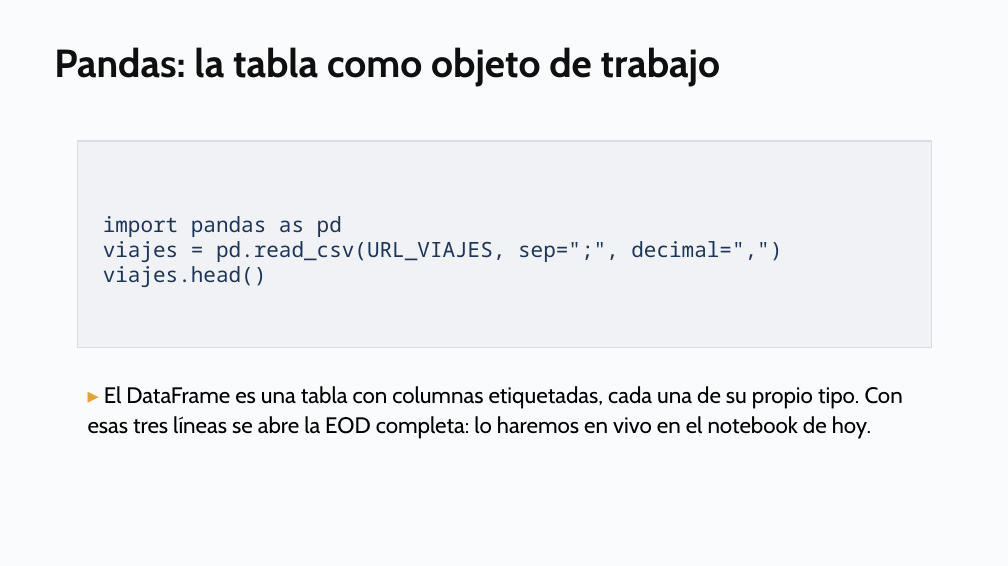
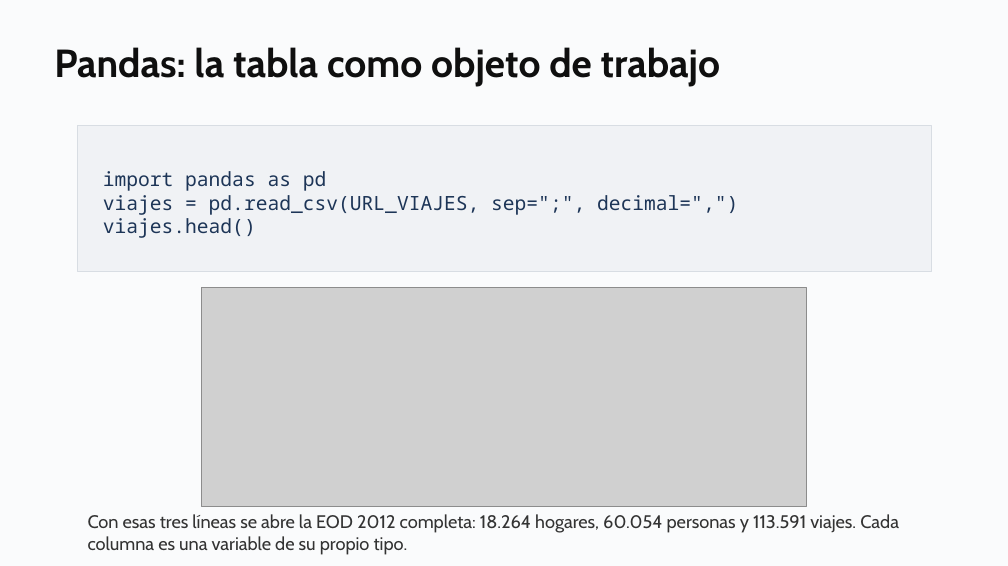
Before and after one commit to daniopitz/diplomado-cdd, a slide deck: slide 21 of presentaciones/clase01_fundamentos_ecosistema.pptx. Drawn at 1008x566 pixels with LibreOffice and Linux fonts; fonts in the diff are those of the drawing; grey boxes stand for pictures. Boxes give left, top, right and bottom in pixels: in the first picture for what was removed or moved away, otherwise in the second. Text is boxed around its words. In the diff, an @@ line names an element or a change of style, - is before the commit and + after.

```diff
--- a/presentaciones/clase01_fundamentos_ecosistema.pptx
+++ b/presentaciones/clase01_fundamentos_ecosistema.pptx
@@ rectangle "import pandas as pd": place and size @@
-rectangle "import pandas as pd" at box(78, 141, 931, 348)
+rectangle "import pandas as pd" at box(78, 126, 931, 272)
@@ rectangle "import pandas as pd" at box(78, 126, 931, 272): size 15 to 14 pt @@
@@ picture added at box(202, 287, 806, 507) @@
@@ text removed at box(88, 386, 903, 439) @@
-▸ El DataFrame es una tabla con columnas etiquetadas, cada una de su propio tipo. Con esas tres líneas se abre la EOD completa: lo haremos en vivo en el notebook de hoy.
@@ text added at box(88, 514, 899, 555), 13 pt, text #333333 @@
+Con esas tres líneas se abre la EOD 2012 completa: 18.264 hogares, 60.054 personas y 113.591 viajes. Cada columna es una variable de su propio tipo.
```
Also in this commit, not shown: 1 other slide changed, 1 slide added, 1 slide removed, 6 other files.
